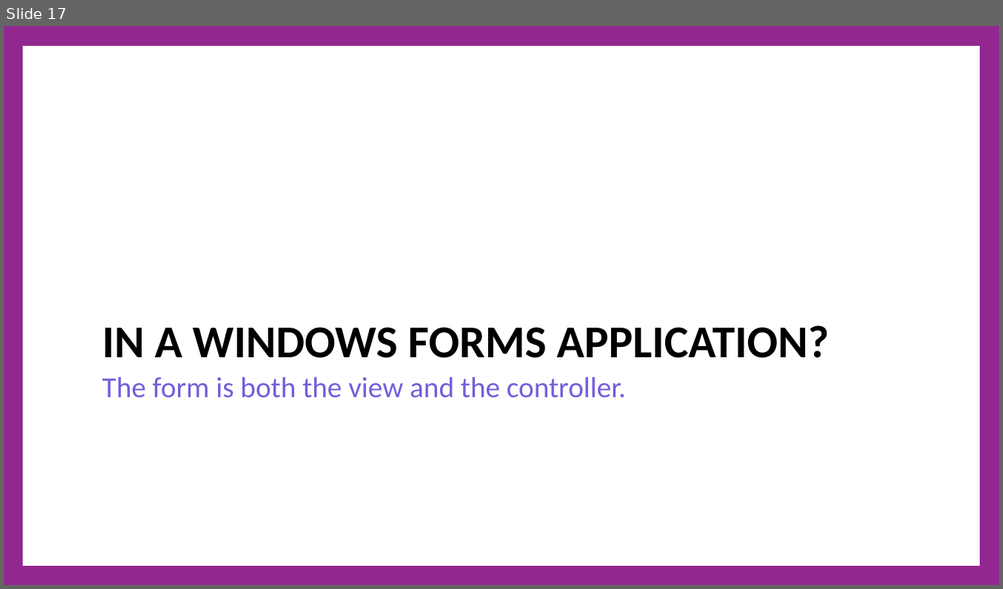
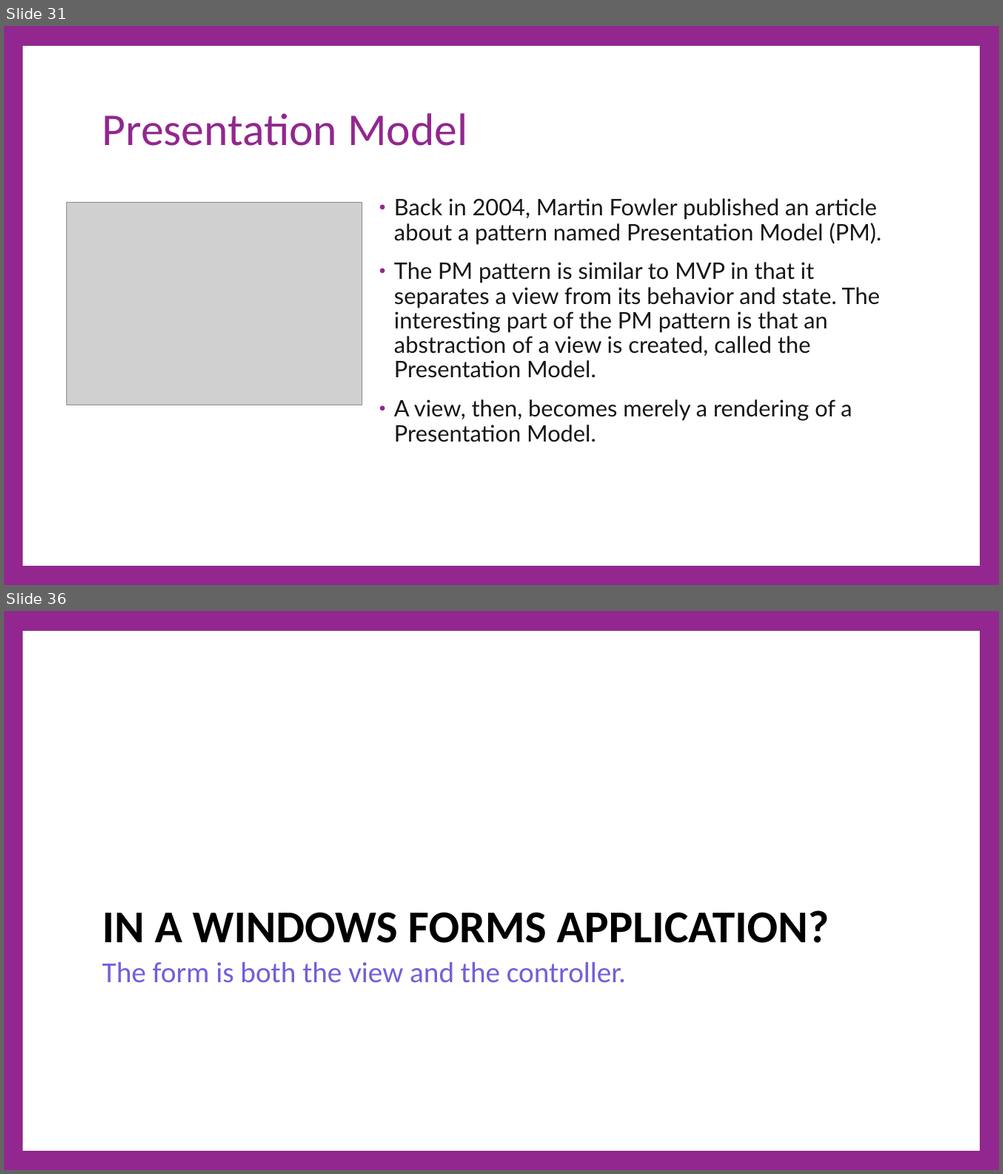
Before and after one commit to cdiggins/cs321, a slide deck: class-notes/cs321-winter-2023-lecture-19-architecture-2.pptx. Shown one above the other, each under a label of ours: slide 17 before the commit, slides 31 and 36 after it; the slides between them are not shown. The pictures are 1003x589 and 1003x1174 pixels, drawn with LibreOffice and Linux fonts; fonts in the diff are those of the drawing; grey boxes stand for pictures. Boxes give left, top, right and bottom in pixels: in the first picture for what was removed or moved away, otherwise in the second. Text is boxed around its words. In the diff, an @@ line names an element or a change of style, - is before the commit and + after.

```diff
--- a/class-notes/cs321-winter-2023-lecture-19-architecture-2.pptx
+++ b/class-notes/cs321-winter-2023-lecture-19-architecture-2.pptx
@@ slide 31 added at <box>4,26,999,585</box>, background #92278F; not listed: 1 template element that a slide beside it also shows @@
@@ title added at <box>102,113,467,146</box>, 66 pt, text #92278F @@
+Presentation Model
@@ picture added at <box>66,202,362,405</box> @@
@@ text added at <box>394,198,882,443</box>, 33 pt, text #161616 @@
+• Back in 2004, Martin Fowler published an article about a pattern named Presentation Model (PM).
+• The PM pattern is similar to MVP in that it separates a view from its behavior and state. The interesting part of the PM pattern is that an abstraction of a view is created, called the Presentation Model.
+• A view, then, becomes merely a rendering of a Presentation Model.
@@ what was slide 17 is now slide 36 @@
```
Also in this commit, not shown: 6 slides changed, 28 other slides added, 14 slides removed, 12 other files.
